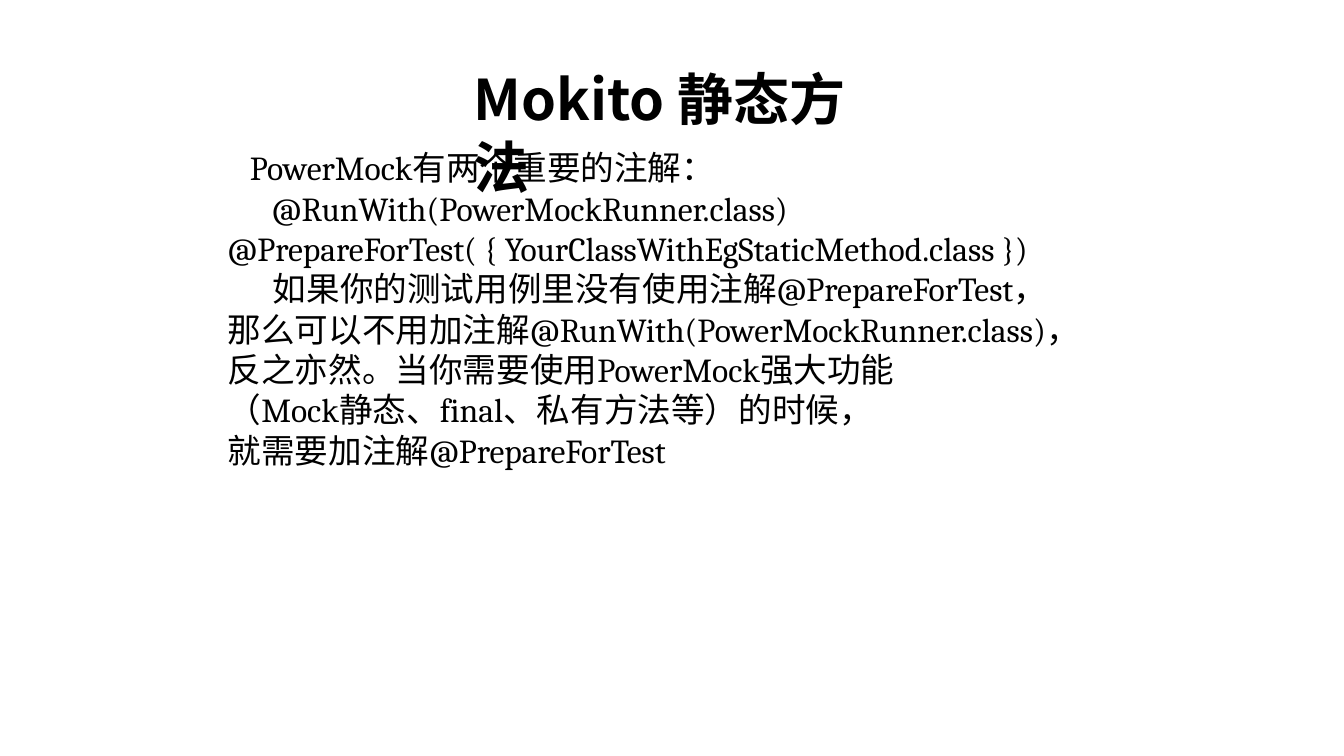
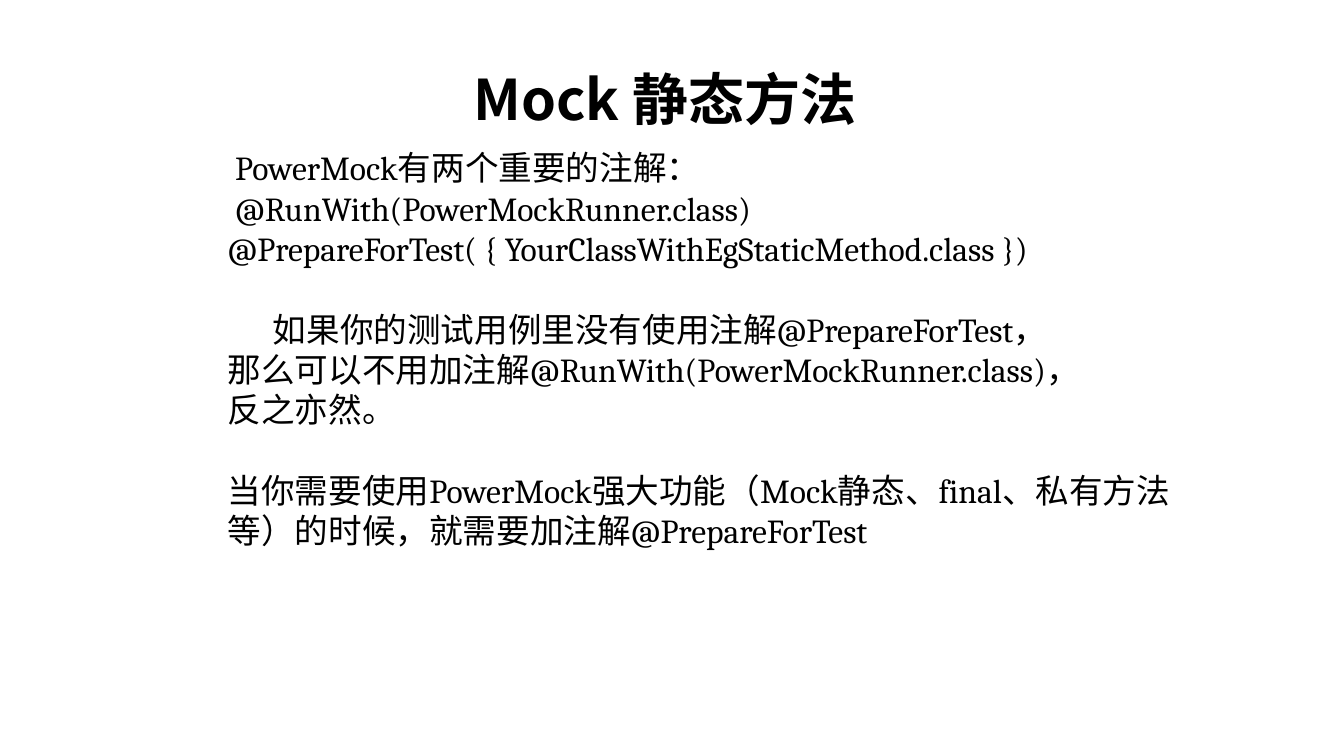
Before and after one commit to stulife/mockito-demo, a slide deck: slide 15 of mockito入门.pptx. Drawn at 1344x756 pixels with LibreOffice and Linux fonts; fonts in the diff are those of the drawing. Boxes give left, top, right and bottom in pixels: in the first picture for what was removed or moved away, otherwise in the second. Text is boxed around its words. In the diff, an @@ line names an element or a change of style, - is before the commit and + after.

```diff
--- a/mockito入门.pptx
+++ b/mockito入门.pptx
@@ text at (474, 72, 856, 125): text changed @@
-  Mokito 静态方法
+  Mock 静态方法
@@ text at (228, 393, 1170, 550): text changed @@
-反之亦然。当你需要使用PowerMock强大功能
-（Mock静态、final、私有方法等）的时候，
-就需要加注解@PrepareForTest
+反之亦然。
+当你需要使用PowerMock强大功能（Mock静态、final、私有方法等）的时候，就需要加注解@PrepareForTest
```
Also in this commit, not shown: 11 other slides changed, 5 slides added, 2 slides removed, 4 other files.
